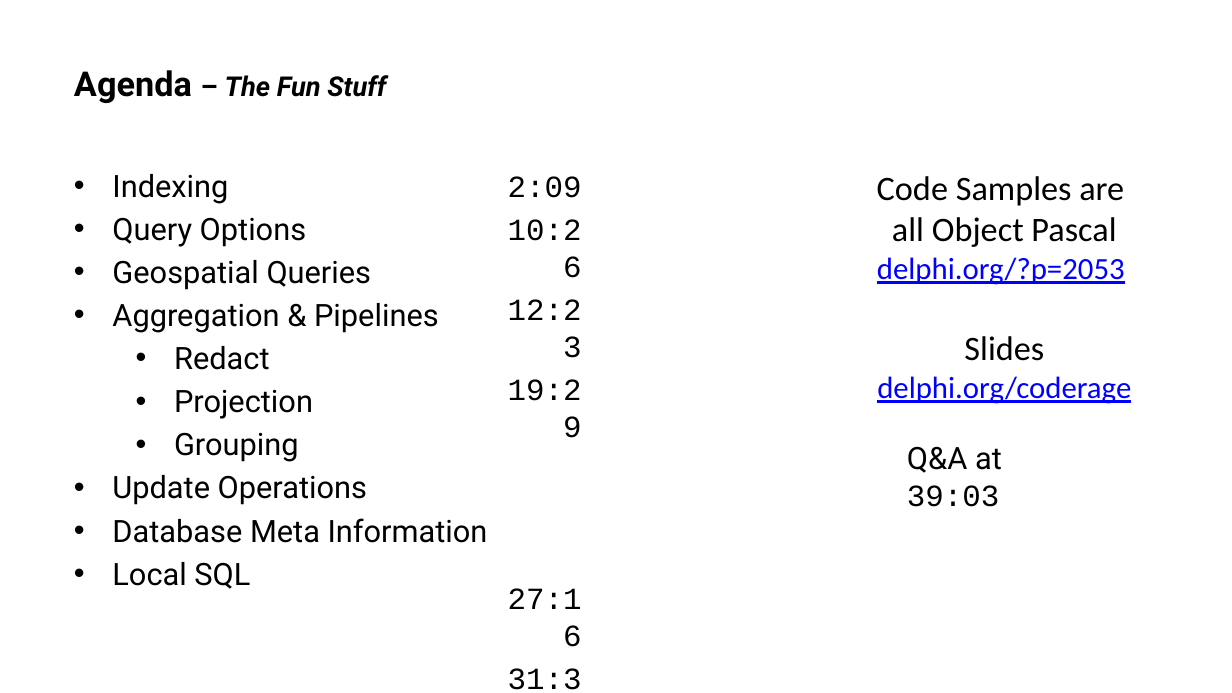
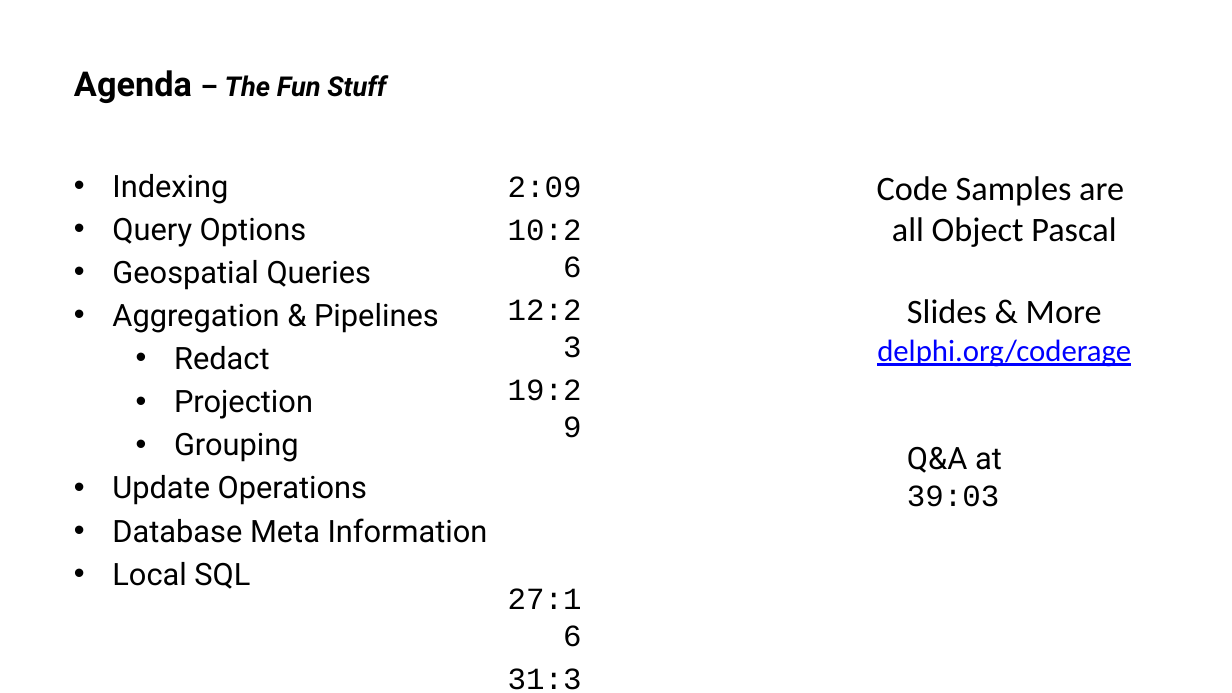
Before and after one commit to delphiorg/filedirectory, a slide deck: slide 2 of CodeRageX-MongoDB-2.pptx. Drawn at 1232x693 pixels with LibreOffice and Linux fonts; fonts in the diff are those of the drawing; background and template pictures are left out. Boxes give left, top, right and bottom in pixels: in the first picture for what was removed or moved away, otherwise in the second. Text is boxed around its words. In the diff, an @@ line names an element or a change of style, - is before the commit and + after.

Commit message:
PPTX to PDF

```diff
--- a/CodeRageX-MongoDB-2.pptx
+++ b/CodeRageX-MongoDB-2.pptx
@@ text at (x1=907, y1=299, x2=1102, y2=324): text changed; size 18 to 20 pt; text colour #0000FF to #000000 @@
-delphi.org/?p=2053
-Slides
+Slides & More
```
Also in this commit, not shown: 2 other slides changed, 1 slide removed, 2 other files.
